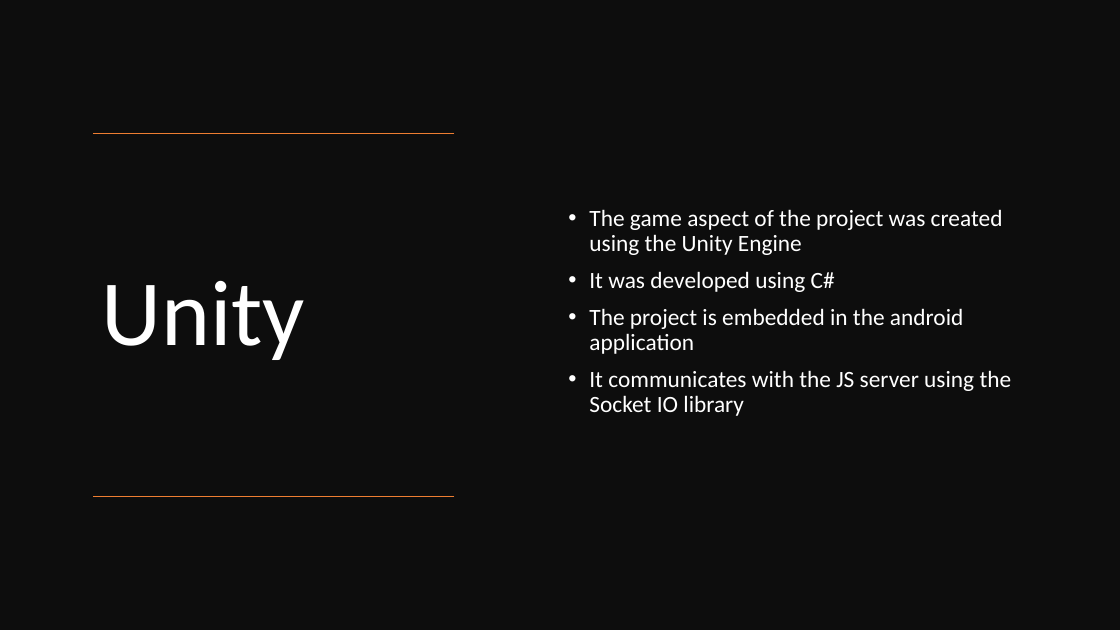
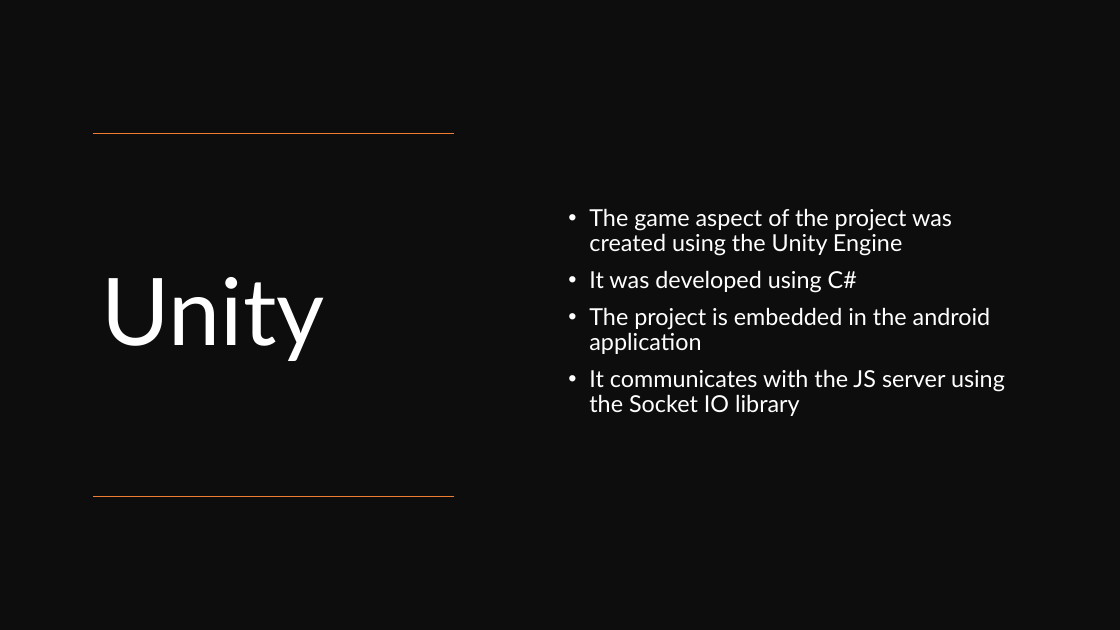
Before and after one commit to mmlab-aueb/blockchain-mobile-game-BSc, a slide deck: slide 10 of Game_Presentation.pptx (slide 9 before the commit). Drawn at 1120x630 pixels with LibreOffice and Linux fonts; fonts in the diff are those of the drawing. Boxes give left, top, right and bottom in pixels: in the first picture for what was removed or moved away, otherwise in the second. Text is boxed around its words. In the diff, an @@ line names an element or a change of style, - is before the commit and + after.

```diff
--- a/Game_Presentation.pptx
+++ b/Game_Presentation.pptx
@@ text "The game aspect of the ..." at box(589, 208, 1005, 416): font Calibri to Lato @@
@@ title "Unity" at box(102, 277, 325, 361): font Calibri to Lato @@
```
Also in this commit, not shown: 12 other slides changed, 1 slide added.
